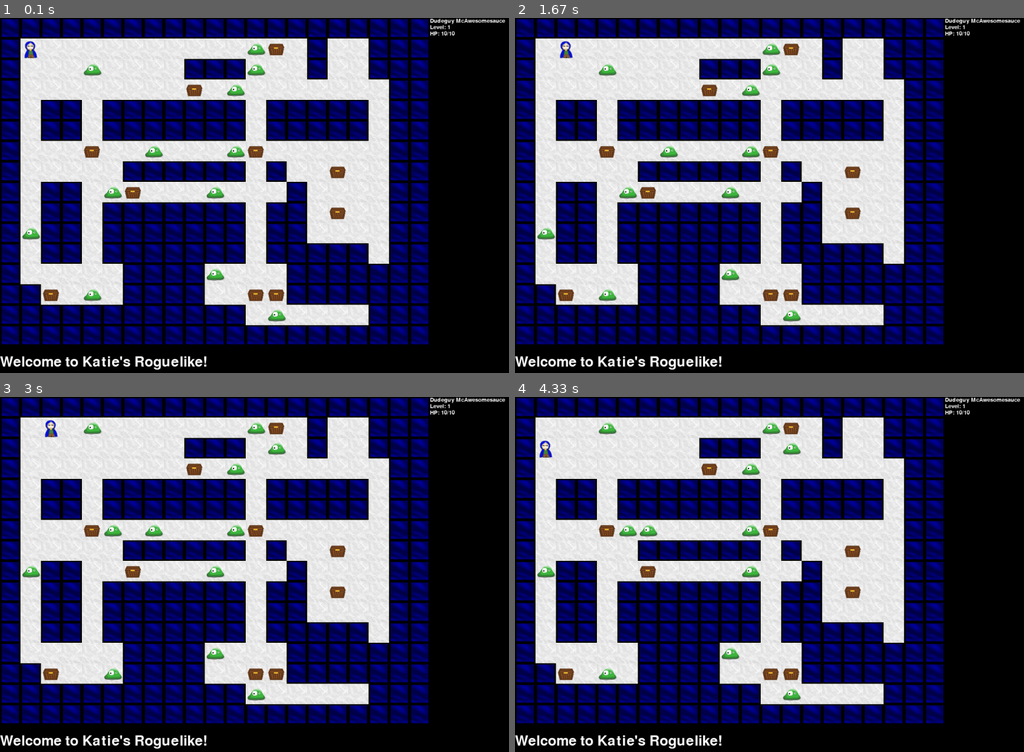
Above: before the commit, frames 1-4 (two rows, left to right).
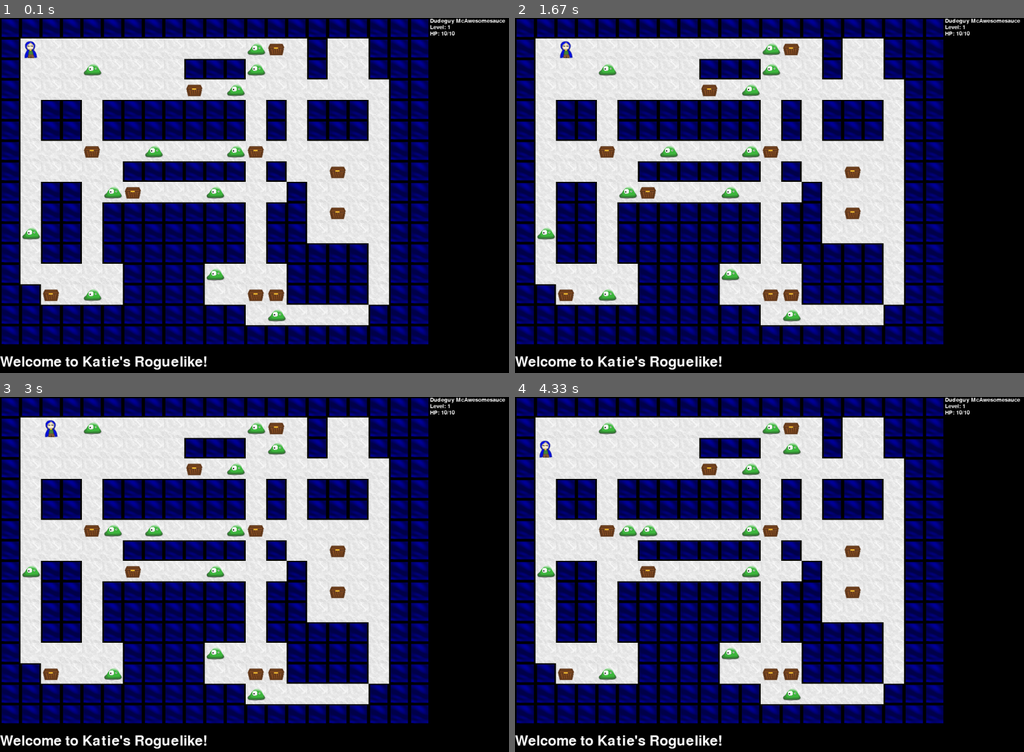
Above: after the commit, the same moments.

Repository: kcunning/Katie-s-Rougish-PyGame
Game: pygame game, started from main.py
Two runs of this game, one before a commit and one after it. Both use one fixed random seed, a clock stepped at 60 frames per second and the inputs below. The source is Python 2; it was converted automatically to run under Python 3.
Inputs:
- Up to frame 1 (0.1 s): no input
- Up to frame 2 (1.67 s): hold Right 0.33-0.8 s; hold Up 0.83-1.18 s; hold Right from 1.22 s (still down)
- Up to frame 3 (3 s): release Right at 1.68 s; hold Left 1.72-2.32 s; hold Down from 2.35 s (still down)
- Up to frame 4 (4.33 s): release Down at 3.12 s; hold Left 3.15-4.03 s; hold Up from 4.07 s (still down)

The runs differ from the first frame. In frame 1, 1.0% of the frame differs, in the area x 56-77%, y 23-81%; in frame 2, 1.0%; in frame 3, 1.0%; in frame 4, 1.0%.

Commit message:
Minor fixes to ranges

Diff:
--- a/roguey/classes/gamemap.py
+++ b/roguey/classes/gamemap.py
@@ -97,8 +97,9 @@
                 start = next.door[1]
                 end = room.door[1]
             for y in range(start, end):
-                self.walls[room.door[0]][y] = 0
-                self.floor[room.door[0]][y] = 1
+                print room.door[0], y
+                self.walls[next.door[0]][y] = 0
+                self.floor[next.door[0]][y] = 1
 
     def check_room(self, coord, height, length):
         ''' Are all the spaces in a room free?
